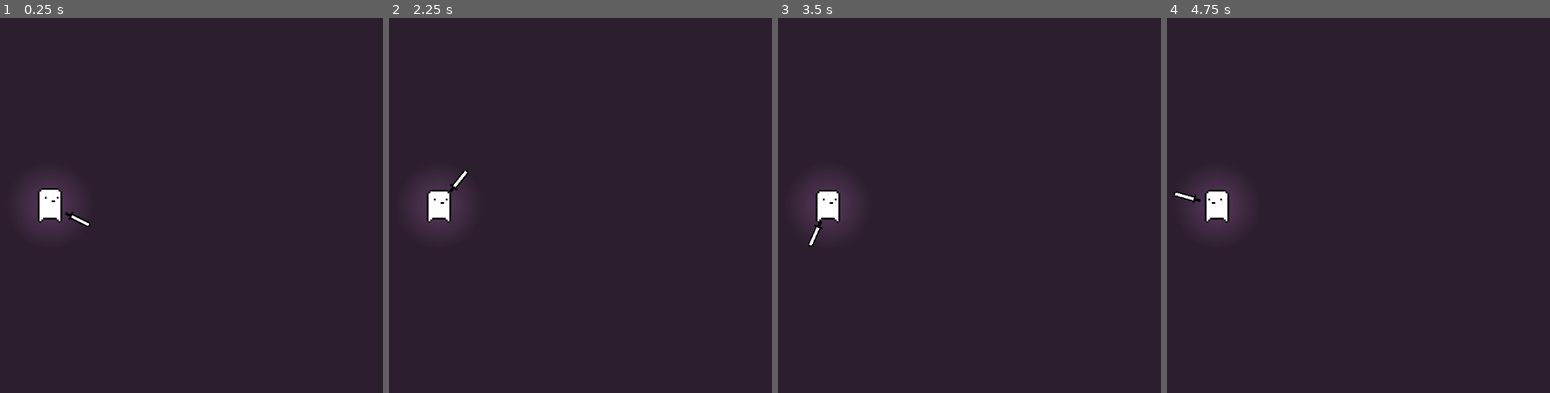
Above: before the commit, frames 1-4 (left to right).
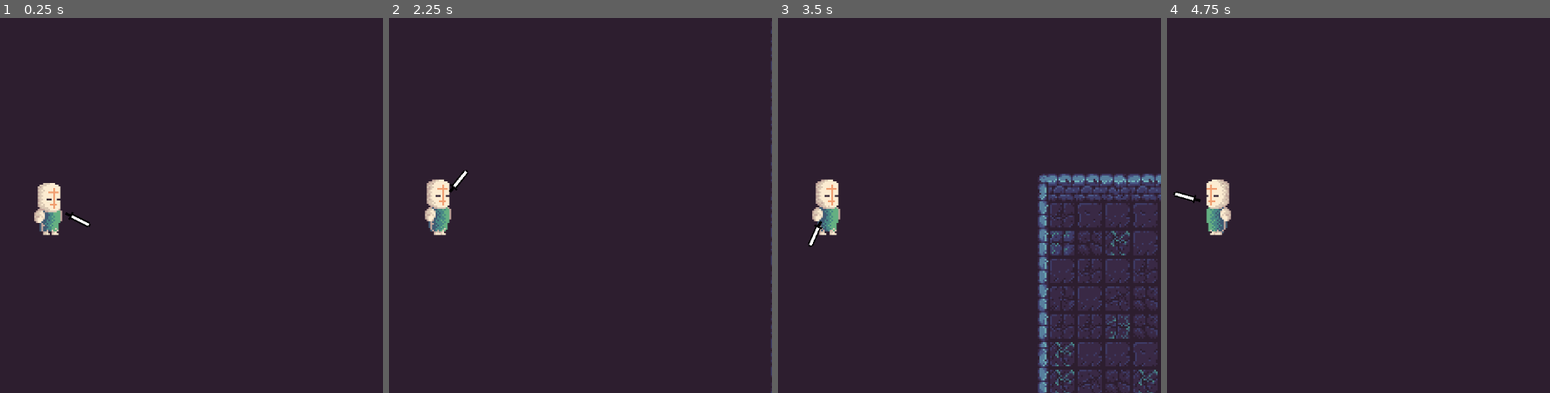
Above: after the commit, the same moments.

Repository: Shiftersout/gp-roguelite
Game: Godot game, scene res://Scenes/main_scene.tscn
Same seed, same stepped clock (60 frames per second), same inputs: the game is played once before the commit and once after it.
Inputs (mouse positions are in pixels of both pictures, inside the frame that each line leads up to):
- Up to frame 1 (0.25 s): no input
- Up to frame 2 (2.25 s): move the mouse to (584, 186) at 0.52 s; hold D (move_right) 0.53-1.28 s; click (584, 186) at 0.6 s; move the mouse to (outside the picture) at 1.27 s; hold S (move_down) 1.28-2.03 s; click (outside the picture) at 1.35 s; move the mouse to (503, 123) at 2.02 s; hold D (move_right) from 2.03 s (still down); click (503, 123) at 2.1 s
- Up to frame 3 (3.5 s): move the mouse to (793, 280) at 2.77 s; release D (move_right) at 2.78 s; hold W (move_up) from 2.78 s (still down); click (793, 280) at 2.85 s
- Up to frame 4 (4.75 s): move the mouse to (1415, 261) at 3.52 s; release W (move_up) at 3.53 s; hold A (move_left) from 3.53 s (still down); click (1415, 261) at 3.6 s; move the mouse to (outside the picture) at 4.27 s; click (outside the picture) at 4.35 s

The runs differ from the first frame. In frame 1, 1.1% of the frame differs, in the area x 7-19%, y 44-58%; in frame 2, 1.2%; in frame 3, 6.6%, in the area x 7-100%, y 41-100%; in frame 4, 1.1%.

Commit message:
Player and pcg changes
-Added logic to room selection
-Changed player sprite

Diff:
--- a/Scenes/Player/player.tscn
+++ b/Scenes/Player/player.tscn
@@ -1,57 +1,85 @@
-[gd_scene load_steps=15 format=3 uid="uid://bt0wbs7fi3ffm"]
+[gd_scene load_steps=19 format=3 uid="uid://bt0wbs7fi3ffm"]
 
 [ext_resource type="Script" path="res://Scripts/player/player.gd" id="1_hy678"]
-[ext_resource type="Texture2D" uid="uid://btoy20yylfyxx" path="res://Sprites/playerphnohandsanim.png" id="2_ems5l"]
+[ext_resource type="Texture2D" uid="uid://cxp1l5qvxnygf" path="res://Sprites/player/player_idle.png" id="2_0q8xq"]
+[ext_resource type="Texture2D" uid="uid://dbcx3qqrg143v" path="res://Sprites/player/player_walking.png" id="3_018mt"]
 [ext_resource type="PackedScene" uid="uid://ddhvkxs1ngaha" path="res://Scenes/Weapons/sword.tscn" id="3_ohua2"]
-[ext_resource type="Texture2D" uid="uid://yvbgfmvnl000" path="res://Sprites/neutral_point_light.webp" id="4_5g3vt"]
 
-[sub_resource type="AtlasTexture" id="AtlasTexture_qkqgf"]
-atlas = ExtResource("2_ems5l")
-region = Rect2(0, 0, 20, 20)
+[sub_resource type="AtlasTexture" id="AtlasTexture_k2gem"]
+atlas = ExtResource("2_0q8xq")
+region = Rect2(0, 0, 20, 34)
 
-[sub_resource type="AtlasTexture" id="AtlasTexture_th0ow"]
-atlas = ExtResource("2_ems5l")
-region = Rect2(20, 0, 20, 20)
+[sub_resource type="AtlasTexture" id="AtlasTexture_qfq4h"]
+atlas = ExtResource("2_0q8xq")
+region = Rect2(20, 0, 20, 34)
 
-[sub_resource type="AtlasTexture" id="AtlasTexture_cv2hl"]
-atlas = ExtResource("2_ems5l")
-region = Rect2(20, 0, 20, 20)
+[sub_resource type="AtlasTexture" id="AtlasTexture_py7v8"]
+atlas = ExtResource("2_0q8xq")
+region = Rect2(40, 0, 20, 34)
 
-[sub_resource type="AtlasTexture" id="AtlasTexture_me2no"]
-atlas = ExtResource("2_ems5l")
-region = Rect2(40, 0, 20, 20)
+[sub_resource type="AtlasTexture" id="AtlasTexture_jxwur"]
+atlas = ExtResource("2_0q8xq")
+region = Rect2(60, 0, 20, 34)
+
+[sub_resource type="AtlasTexture" id="AtlasTexture_rcwnu"]
+atlas = ExtResource("3_018mt")
+region = Rect2(0, 0, 20, 34)
+
+[sub_resource type="AtlasTexture" id="AtlasTexture_tacun"]
+atlas = ExtResource("3_018mt")
+region = Rect2(20, 0, 20, 34)
+
+[sub_resource type="AtlasTexture" id="AtlasTexture_qp7tl"]
+atlas = ExtResource("3_018mt")
+region = Rect2(40, 0, 20, 34)
+
+[sub_resource type="AtlasTexture" id="AtlasTexture_le1db"]
+atlas = ExtResource("3_018mt")
+region = Rect2(60, 0, 20, 34)
 
 [sub_resource type="SpriteFrames" id="SpriteFrames_gubg2"]
 animations = [{
 "frames": [{
 "duration": 1.0,
-"texture": SubResource("AtlasTexture_qkqgf")
+"texture": SubResource("AtlasTexture_k2gem")
 }, {
 "duration": 1.0,
-"texture": SubResource("AtlasTexture_th0ow")
+"texture": SubResource("AtlasTexture_qfq4h")
+}, {
+"duration": 1.0,
+"texture": SubResource("AtlasTexture_py7v8")
+}, {
+"duration": 1.0,
+"texture": SubResource("AtlasTexture_jxwur")
 }],
 "loop": true,
 "name": &"idle",
-"speed": 5.0
+"speed": 7.0
 }, {
 "frames": [{
 "duration": 1.0,
-"texture": SubResource("AtlasTexture_cv2hl")
+"texture": SubResource("AtlasTexture_rcwnu")
 }, {
 "duration": 1.0,
-"texture": SubResource("AtlasTexture_me2no")
+"texture": SubResource("AtlasTexture_tacun")
+}, {
+"duration": 1.0,
+"texture": SubResource("AtlasTexture_qp7tl")
+}, {
+"duration": 1.0,
+"texture": SubResource("AtlasTexture_le1db")
 }],
 "loop": true,
 "name": &"walking",
-"speed": 5.0
+"speed": 7.0
 }]
 
 [sub_resource type="RectangleShape2D" id="RectangleShape2D_o4eio"]
-size = Vector2(12, 11)
+size = Vector2(12, 15)
 
 [sub_resource type="CapsuleShape2D" id="CapsuleShape2D_1ficd"]
 radius = 6.0
-height = 18.0
+height = 26.0
 
 [sub_resource type="Animation" id="Animation_7n7me"]
 length = 0.001
@@ -120,17 +148,16 @@
 
 [node name="AnimatedSprite2D" type="AnimatedSprite2D" parent="."]
 sprite_frames = SubResource("SpriteFrames_gubg2")
-animation = &"idle"
-frame = 1
-frame_progress = 0.0319945
+animation = &"walking"
 
 [node name="CollisionShape2D" type="CollisionShape2D" parent="."]
-position = Vector2(0, 4.5)
+position = Vector2(0, 9.5)
 shape = SubResource("RectangleShape2D_o4eio")
 
 [node name="HurtBox" type="Area2D" parent="."]
 
 [node name="CollisionShape2D" type="CollisionShape2D" parent="HurtBox"]
+position = Vector2(0, 4)
 shape = SubResource("CapsuleShape2D_1ficd")
 debug_color = Color(1, 0, 0.0823529, 0.419608)
 
@@ -149,9 +176,4 @@
 [node name="Camera2D" type="Camera2D" parent="."]
 zoom = Vector2(3, 3)
 
-[node name="PointLight2D" type="PointLight2D" parent="."]
-shadow_enabled = true
-texture = ExtResource("4_5g3vt")
-texture_scale = 0.2
-
 [connection signal="area_entered" from="HurtBox" to="." method="_on_hurt_box_area_entered"]
--- a/Scripts/pcgbsp.gd
+++ b/Scripts/pcgbsp.gd
@@ -12,18 +12,27 @@
 @export var room_amount : int = 10
 ## Minimum leaf splitting factor.
 @export var min_room_factor : float = 0.4
+## Tileset ID
+@export var tileset_id : int = 2
 
 @export_group("Other options")
 ## Generate on _ready()
 @export var auto_generate : bool = false
 
-## Tiles. NOTE: Change when working with real tileset
 const ROOF = Vector2i(1, 0)
+var terrain_id = tileset_id-2
 
 var tree = {} ## A dictionary with the entire tree.
 var leaves = [] ## An array that has every id of every pair of leaves.
 var leaf_id = 0 ## Current leaf id.
+
 var rooms = [] ## An array containing all rooms in the map.
+var enemy_rooms = [] ## An array containing indexes to enemy rooms.
+var end_rooms = [] ## An array containing indexes to end rooms.
+var spawn_room : int ## The room in wich the player spawns.
+var item_room : int ## The room with a garanteed item.
+var npc_room : int ## The room with an NPC.
+var boss_room : int ##The boss room.
 
 var path
 
@@ -47,15 +56,19 @@
 	path = find_mst(rooms_c)
 	join_rooms()
 
+	set_special_rooms()
+
 ## Fills the entire map with roof tiles.
 func fill_roof():
 	for x in range(0, map_w):
 		for y in range(0, map_h):
-			set_cell(0, Vector2(x, y), 2, Vector2i(1, 0))
+			set_cell(0, Vector2(x, y), tileset_id, Vector2i(1, 0))
 
 ## Starts/restarts the tree dictionary.
 func start_tree():
 	rooms = []
+	end_rooms = []
+	enemy_rooms = []
 	tree = {}
 	leaves = []
 	leaf_id = 0
@@ -166,7 +179,7 @@
 			for y in range(r.y, r.y + r.h):
 				cells_array.append(Vector2i(x, y))
 
-	set_cells_terrain_connect(0, cells_array, 0, 0, true)
+	set_cells_terrain_connect(0, cells_array, terrain_id, 0, true)
 
 ## Joins rooms with corridors, by connecting every leaf pair.
 func join_rooms():
@@ -231,7 +244,7 @@
 			for j in range(ymin, ymax):
 				cells_array.append(Vector2i(i, j))
 
-		set_cells_terrain_connect(0, cells_array, 0, 0, true)
+		set_cells_terrain_connect(0, cells_array, terrain_id, 0, true)
 		add_connection(center1, center2)
 		return
 
@@ -241,10 +254,9 @@
 	for i in range(x, x+w):
 		for j in range(y, y+h):
 			if get_cell_atlas_coords(0, Vector2i(i, j)) == ROOF:
-				#set_cell(0, Vector2i(i,j), 1, GROUND)
 				cells_array.append(Vector2i(i, j))
 
-	set_cells_terrain_connect(0, cells_array, 0, 0, true)
+	set_cells_terrain_connect(0, cells_array, terrain_id, 0, true)
 	add_connection(center1, center2)
 
 ## Adds the connection bewteen each room so every room knows to wich other
@@ -282,3 +294,25 @@
 		room_positions.erase(min_pos)
 
 	return path
+
+## Sets values for spawn, boss, item and boss room.
+func set_special_rooms():
+	## find every room that has only 1 connected room
+	for i in range(0, rooms.size()):
+		if rooms[i].connected_rooms.size() == 1:
+			end_rooms.append(i)
+		else:
+			enemy_rooms.append(i)
+
+	## Creates everything again if there isn't at least 4 end rooms
+	if end_rooms.size() < 4:
+		print_debug("Falhou! Criando de novo")
+		generate()
+		return
+
+	## Shuffles the array and sets randomly the dedicated rooms
+	end_rooms.shuffle()
+	spawn_room = end_rooms[0]
+	item_room = end_rooms[1]
+	npc_room = end_rooms[2]
+	boss_room = end_rooms[3]
Binary file removed: Sprites/neutral_point_light.webp
Binary file added: Sprites/npcs/gehirn_idle.png
Not shown, added: Sprites/npcs/gehirn_idle.png.import
Binary file added: Sprites/npcs/rat_idle.png
Not shown, changed: Sprites/npcs/rat_idle.png.import
Binary file added: Sprites/player/player_idle.png
Not shown, added: Sprites/player/player_idle.png.import
Binary file added: Sprites/player/player_walking.png
Not shown, added: Sprites/player/player_walking.png.import
Renamed: Sprites/playerphnohandsanim.png -> Sprites/player/playerphnohandsanim.png
Not shown, changed: Sprites/player/playerphnohandsanim.png.import
